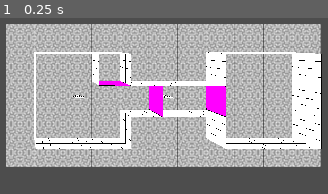
Above: before the commit, frame 1.
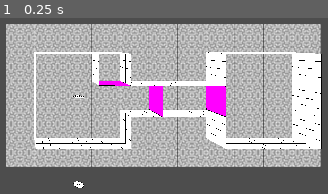
Above: after the commit, the same moment.

Repository: Juksuu/FGJ2026
Game: Godot game, scene res://scenes/cooler_test.tscn
Two runs of this game, one before a commit and one after it. Both use one fixed random seed, a clock stepped at 60 frames per second and the inputs below. This scene is started directly instead of the project's main scene.
Inputs:
- Up to frame 1 (0.25 s): no input

The runs differ from the first frame. In frame 1, 0.1% of the frame differs, in the area x 22-53%, y 43-97%.
Error after the commit: Invalid access to property or key 'transform' on a base object of type 'null instance'. (res://scripts/mapGenerator.gd:90)

Commit message:
Player spawn and switch how coordinates are calculated

Diff:
--- a/level_data/level_0.json
+++ b/level_data/level_0.json
@@ -4,18 +4,18 @@
 		["#","woow","wowo","wowo","#","#","#","woow","wooo","wowo","#"],
 		["#","ooow","oooo","oooo","wwoo","wwoo","wwoo","oooo","oooo","oowo","#"],
 		["#","owow","owoo","owwo","#","#","#","owow","owoo","owwo","#"],
-		["#","#","#","#","#","#","#","#","#","#","#"],
+		["#","#","#","#","#","#","#","#","#","#","#"]
 	],
 	"doors":[
-		{"from": [2,4], "to": [2,5], "keys": ["option1"]},
-		{"from": [2,3], "to": [1,3], "keys": ["option1"]},
-		{"from": [2,6], "to": [2,7], "keys": ["option1", "vert"]},
+		{"from": [4,2], "to": [5,2], "keys": ["option1"]},
+		{"from": [3,2], "to": [3,1], "keys": ["option1"]},
+		{"from": [6,2], "to": [7,2], "keys": ["option1", "vert"]}
 	],
 	"masks":[
 		{"pos": [2,2],"type": "chroma", "id": "option1"},
-		{"pos": [5,2],"type": "cull", "id": "vert"}
+		{"pos": [2,5],"type": "cull", "id": "vert"}
 	],
-	"spawn": {"pos": [1,2]},
+	"spawn": {"pos": [1,2], "direction": 3},
 	"goal": {"pos": [12,2]},
 	"custom": [
 		{"pos": [1, 4]}
--- a/scenes/juksu_testing.tscn
+++ b/scenes/juksu_testing.tscn
@@ -1,7 +1,7 @@
 [gd_scene format=3 uid="uid://bu833k08t4urj"]
 
-[ext_resource type="PackedScene" uid="uid://bjd4tuw27otp1" path="res://prefabs/room/room.tscn" id="1_gv0gx"]
 [ext_resource type="PackedScene" uid="uid://cc6w6vmqoo71r" path="res://prefabs/player.tscn" id="1_mmtsk"]
+[ext_resource type="Script" uid="uid://d2himnsgte42k" path="res://scripts/mapGenerator.gd" id="1_uh5tw"]
 
 [node name="Node3D" type="Node" unique_id=1371376071]
 
@@ -18,11 +18,12 @@
 size = Vector2i(1280, 720)
 render_target_update_mode = 4
 
-[node name="Node3D" type="Node3D" parent="SubViewportContainer/SubViewport" unique_id=1541714557]
+[node name="Map" type="Node3D" parent="SubViewportContainer/SubViewport" unique_id=1541714557]
+script = ExtResource("1_uh5tw")
+level_0_Data = "res://level_data/level_0.json"
 
-[node name="Player" parent="SubViewportContainer/SubViewport/Node3D" unique_id=1673708471 instance=ExtResource("1_mmtsk")]
-
-[node name="Room" parent="SubViewportContainer/SubViewport/Node3D" unique_id=1291459412 instance=ExtResource("1_gv0gx")]
+[node name="Player" parent="SubViewportContainer/SubViewport/Map" unique_id=1673708471 instance=ExtResource("1_mmtsk")]
+visible = false
 
 [node name="Camera3D" type="Camera3D" parent="SubViewportContainer/SubViewport" unique_id=1746515434]
-transform = Transform3D(1, 0, 0, 0, 1, 0, 0, 0, 1, 0, 3.1380556, 8.005523)
+transform = Transform3D(1, 0, 0, 0, 0.22459394, 0.97445244, 0, -0.97445244, 0.22459394, 0, 28.524532, 25.03741)
--- a/scripts/mapGenerator.gd
+++ b/scripts/mapGenerator.gd
@@ -3,6 +3,8 @@
 const chroma_prefab: PackedScene = preload("res://prefabs/chroma.tscn")
 #var level_0_data_path = "res://level_data/level_0.json"
 @export_file("*.json") var level_0_Data;
+
+@onready var player = $Player
 
 const SIZE_X = 2.56
 const SIZE_Z = 2.56
@@ -22,17 +24,21 @@
 	level_map = []
 	var json_as_text = FileAccess.get_file_as_string(level_0_Data)
 	var level_data = JSON.parse_string(json_as_text)
+
 	#print(level_data)
-	for y in level_data.rooms.size():
-		var room_row = []
-		var rooms = level_data.rooms[y]
-		for x in rooms.size():
-			var room_info = rooms[x]
+	var height = level_data.rooms.size()
+	var width = level_data.rooms[0].size()
+
+	for x in width:
+		var room_column = []
+		for y in height:
+			var room_info = level_data.rooms[y][x]
 			var room = room_prefab.instantiate()
 			room.transform.origin.x = x * SIZE_X
 			room.transform.origin.z = y * SIZE_Z
-			room_row.append(room)
 			self.add_child(room)
+			room_column.append(room)
+
 			print(room_info)
 			if room_info == "#":
 				room.hide_wall(0)
@@ -42,9 +48,8 @@
 			else:
 				for index in room_info.length():
 					if room_info[index] == "o":
-						print("wall going down")
 						room.hide_wall(index)
-		level_map.append(room_row)
+		level_map.append(room_column)
 	for thing in level_map:
 		print(thing.size())
 
@@ -57,15 +62,15 @@
 		var to_room = level_map[int(door_data.to[0])][int(door_data.to[1])]
 		var delta_x = door_data.to[0] - door_data.from[0]
 		var delta_y = door_data.to[1] - door_data.from[1]
-		if delta_y != 0:
-			if delta_y > 0:
+		if delta_x != 0:
+			if delta_x > 0:
 				from_room.create_door(Globals.ROOM_SIDE.EAST,Vector4(1,0,1,1))
 				to_room.create_door(Globals.ROOM_SIDE.WEST,Vector4(1,0,1,1))
 			else :
 				from_room.create_door(Globals.ROOM_SIDE.WEST,Vector4(1,0,1,1))
 				to_room.create_door(Globals.ROOM_SIDE.EAST,Vector4(1,0,1,1))
-		if delta_x != 0:
-			if delta_x < 0:
+		if delta_y != 0:
+			if delta_y < 0:
 				from_room.create_door(Globals.ROOM_SIDE.NORTH,Vector4(1,0,1,1))
 				to_room.create_door(Globals.ROOM_SIDE.SOUTH,Vector4(1,0,1,1))
 			else:
@@ -81,3 +86,9 @@
 		mask.transform.origin.x = level_data.masks[i].pos[0] * SIZE_X
 		mask.transform.origin.z = level_data.masks[i].pos[1] * SIZE_Z
 		self.add_child(mask)
+
+	player.transform.origin.x = level_data.spawn.pos[0] * SIZE_X
+	player.transform.origin.z = level_data.spawn.pos[1] * SIZE_Z
+
+	var rotation_offset = PI / 2 if level_data.spawn.direction > 1 else 0.0
+	player.rotation.y = level_data.spawn.direction * PI - rotation_offset
